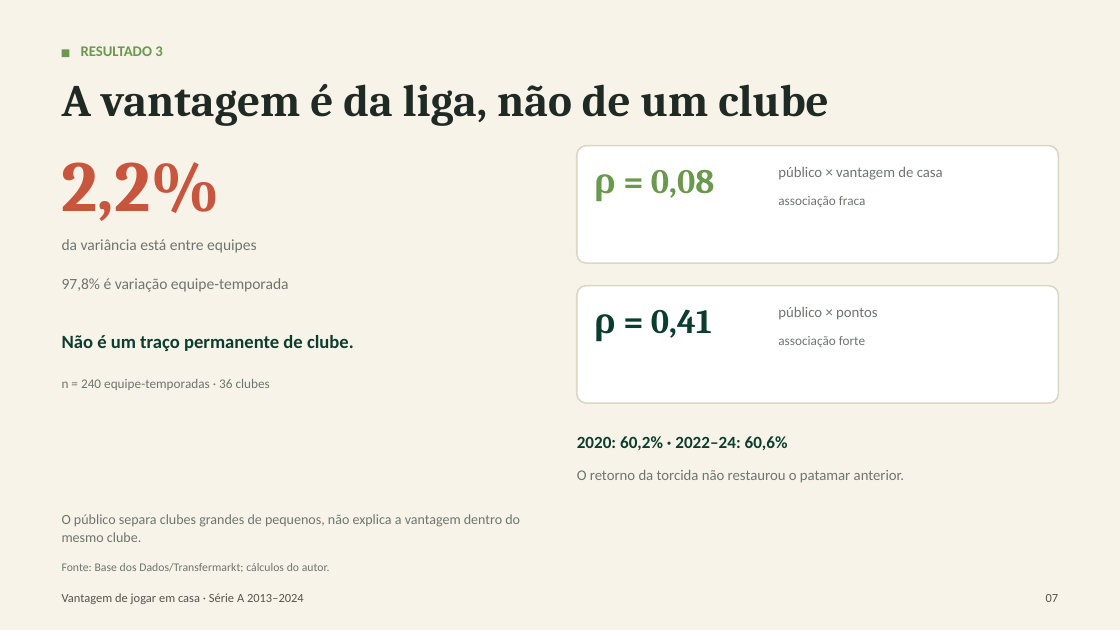
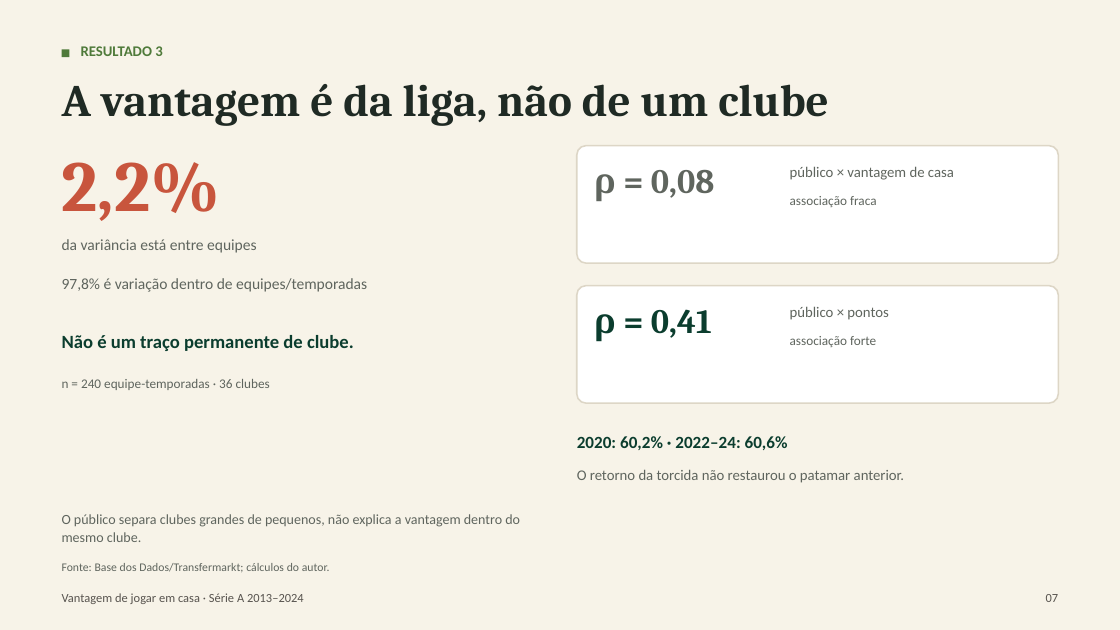
Before and after one commit to EmiyaKiritsugu3/TCC, a slide deck: slide 7 of apresentacao/apresentacao_artigo_2013_2024.pptx. Drawn at 1120x630 pixels with LibreOffice and Linux fonts; fonts in the diff are those of the drawing. Boxes give left, top, right and bottom in pixels: in the first picture for what was removed or moved away, otherwise in the second. Text is boxed around its words. In the diff, an @@ line names an element or a change of style, - is before the commit and + after.

```diff
--- a/apresentacao/apresentacao_artigo_2013_2024.pptx
+++ b/apresentacao/apresentacao_artigo_2013_2024.pptx
@@ rectangle at (x1=62, y1=49, x2=69, y2=57): fill #6A994E to #4F7A3A @@
@@ text "RESULTADO 3" at (x1=81, y1=46, x2=162, y2=56): text colour #6A994E to #4F7A3A @@
@@ text "ρ = 0,08" at (x1=594, y1=170, x2=714, y2=201): text colour #6A994E to #5F655E @@
@@ text "público × vantagem de casa" moved from (x1=778, y1=167, x2=943, y2=180) to (x1=790, y1=166, x2=954, y2=180) @@
@@ text "associação fraca" moved from (x1=778, y1=196, x2=866, y2=207) to (x1=790, y1=196, x2=877, y2=207) @@
@@ text at (x1=62, y1=278, x2=367, y2=292): text changed; text colour #6F756E to #5F655E @@
-97,8% é variação equipe-temporada
+97,8% é variação dentro de equipes/temporadas
@@ text "público × pontos" moved from (x1=778, y1=307, x2=877, y2=320) to (x1=790, y1=306, x2=888, y2=320) @@
@@ text colour #6F756E to #5F655E in 9 elements at (x1=62, y1=239, x2=256, y2=253), (x1=62, y1=379, x2=270, y2=390), (x1=577, y1=469, x2=904, y2=483), (x1=62, y1=514, x2=520, y2=542), (x1=62, y1=563, x2=330, y2=572), (x1=790, y1=166, x2=954, y2=180), (x1=790, y1=196, x2=877, y2=207), (x1=790, y1=306, x2=888, y2=320), (x1=790, y1=336, x2=876, y2=347) @@
@@ text "associação forte" moved from (x1=778, y1=336, x2=865, y2=347) to (x1=790, y1=336, x2=876, y2=347) @@
```
Also in this commit, not shown: 9 other slides changed, 6 other files.
